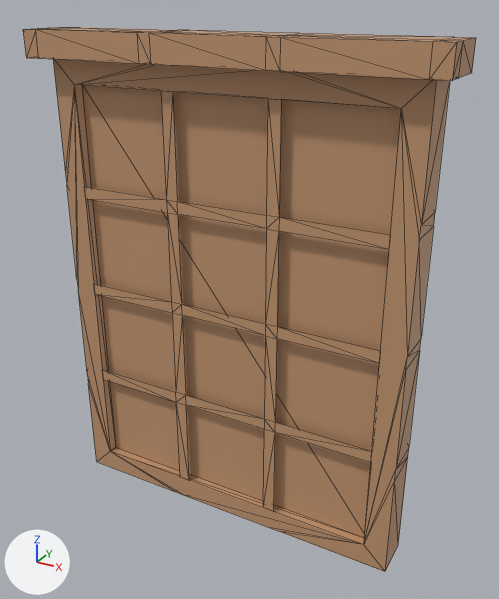
A saved change to the FBX model Assets/Models/Buildings Kit/Village_Window_B.fbx.
One viewpoint serves both versions: a 50 mm camera at (0.518, -0.92, 0.471) aimed at (0.029, -0.031, 0.026). Every picture has the same lights, and +X, +Y and +Z are marked at lower left. The picture after the commit comes second. Mesh edges are drawn as thin lines.

The first picture shows 'Window_Set_B2'.
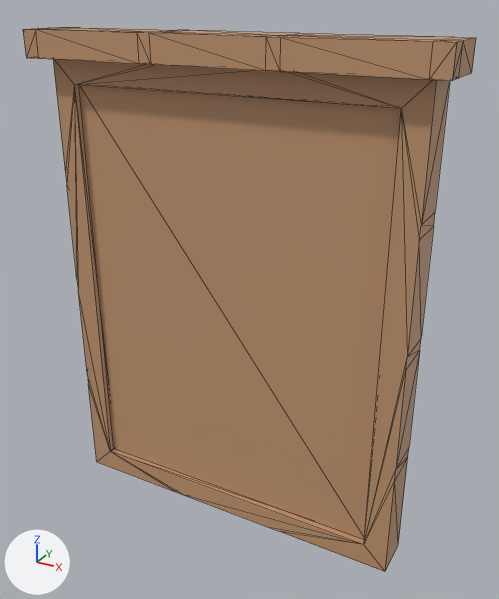
Pixel boxes [x1, y1, x2, y2] of what changed, in the pictures (499 x 599 px):
part 1 of me_window_set_b2_008, rebuilt (8% taller)
    before: [85, 91, 391, 512]
    after: [79, 85, 401, 540]

What changed in the scene script:
```text
Change me_window_set_b2_008:
    used by ob_window_set_b2; location = (0.0, 0.0, 0.0)
    remove me_window_set_b2_008.from_pydata(...)  # 160 vertices, 274 faces; spans x -0.326..0.326, y -0.099..0.0, z -0.384..0.425
    add me_window_set_b2_008.from_pydata(...)  # 92 vertices, 146 faces; spans x -0.326..0.326, y -0.099..0.0, z -0.384..0.425
    me_window_set_b2_008 part 1: the loose piece of 44 vertices spanning x -0.261..0.261, y -0.068, z -0.345..0.345 is rebuilt with 4 vertices and now spans x -0.261..0.261, y -0.058, z -0.345..0.345
    other edits to the shape of me_window_set_b2_008 do not show in these pictures
```
